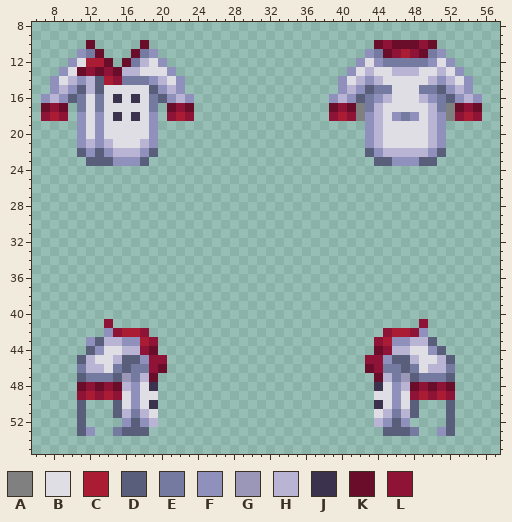
Pixel-art sprite -- Resources/Textures/_Moffstation/Clothing/OuterClothing/Misc/chef.rsi/equipped-OUTERCLOTHING-vox.png. This is how it looked before the edit.
The file is 64x64 pixels. Colours within 5 levels of each other are drawn and written as one. Shown: x 6..57, y 8..55.
Palette (. is transparent): A #808080  B #e0dee5  C #aa1c34  D #595e7b  E #757aa1  F #9090bc  G #9a97b9  H #b9b4d4  J #3b334e  K #690d2a  L #8f1336
Pixels before, first column x 7:
10 .....K.....K.........................KLKKKLK.....
11 ....FEK...KEF.......................FEKLCLKEF....
12 ...FBCCK.KEHBF.....................FBFEEEEEFBF...
13 ..FBKLKLKHHBBBF...................FBHBBHHHBBHBF..
14 .FBHFHDCLEEEFHBF.................FBHFHBBBBBHFHBF.
15 .FHFDHDBBBBBDFHF.................FHFDEEBBBEEDFHF.
16 FHFDEBEBJBJBEDFHF...............FHFDEFHBBBHFEDFHF
17 KLK.EBEBBBBBE.KLK...............KLKAEHBBBBBHEAKLK
18 LCL.FBFBJBJBF.LCL...............LCLAFHBFEFBHFALCL
19 ....FBFBBBBBF.......................FHBBBBBHF....
20 ....FBFBBBBBF.......................FHBBBBBHF....
21 ....FHFHBBBHF.......................FHBBBBBHF....
22 ....DFDFHHHFD.......................DFHHHHHFD....
23 .....DDDFFFD.........................DDFFFDD.....
24 .................................................
25 .................................................
26 .................................................
27 .................................................
28 .................................................
29 .................................................
30 .................................................
31 .................................................
32 .................................................
33 .................................................
34 .................................................
35 .................................................
36 .................................................
37 .................................................
38 .................................................
39 .................................................
40 .................................................
41 .......L..................................L......
42 .......FLCCL..........................LCCLF......
43 .....FDHHFFCL........................LCFFHHD.....
44 .....DFBBHHLK........................KLHHBBFD....
45 ....DHBBHDDFLL......................LLFDDHBBHD...
46 ....EHHBEDEELK......................KLEEDEBHHE...
47 ....DEEEDGEHK........................KHEGDEEED...
48 ....KLKLKHFBJ........................JBFHKLKLK...
49 ....LCLCLBFBB........................BBFBLCLCL...
50 ....D...DBFBJ........................JBFBD...D...
51 ....D...DHEHB........................BHEHD...D...
52 ....D....FDFH........................HFDF....D...
53 ....DF..EDDD..........................DDDE..FD...
After:
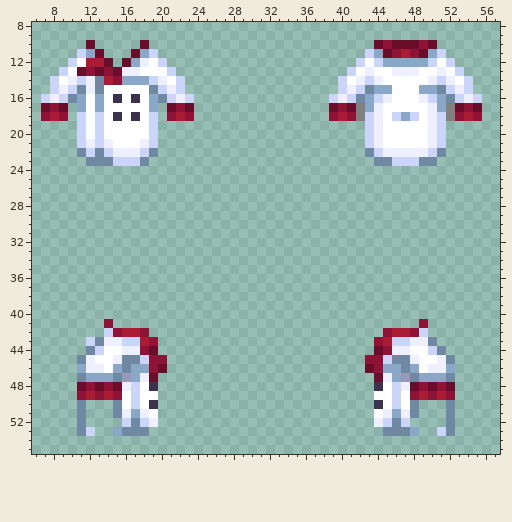
Diff:
colour B: #e0dee5 -> #ffffff
colour D: #595e7b -> #6e89a1
colour E: #757aa1 -> #8aa7c7
colour F: #9090bc -> #cbd5fa
colour H: #b9b4d4 -> #eeefff
